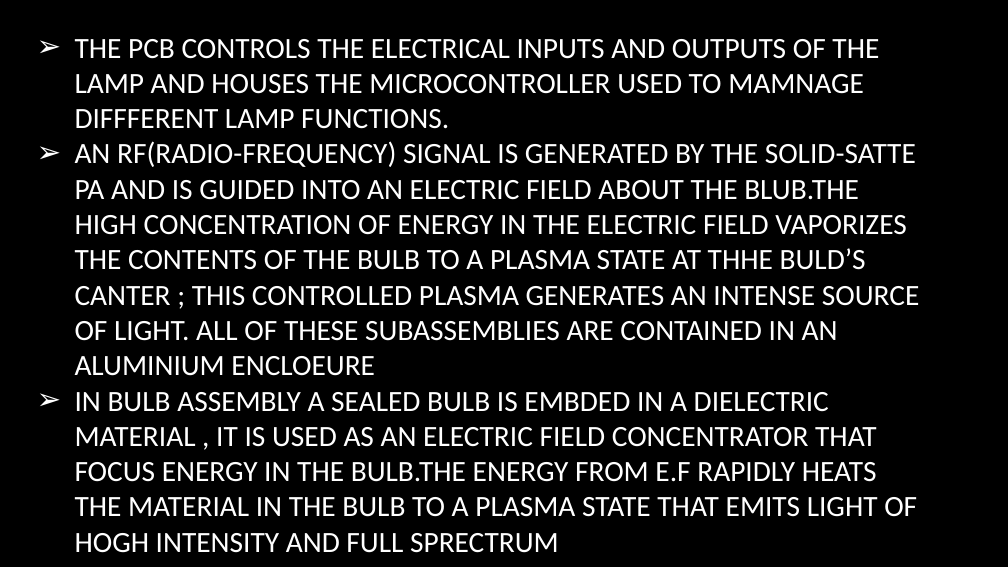
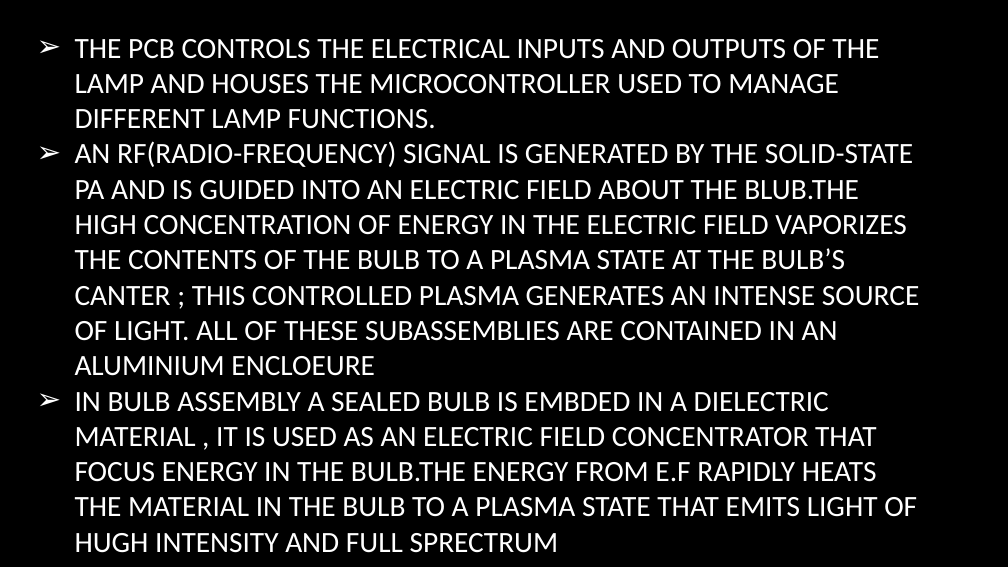
Before and after one commit to dedebanu/LIFI, a slide deck: slide 18 of VERSION CONTROL SYSTEM USING GIT.pptx (slide 15 before the commit). Drawn at 1008x567 pixels with LibreOffice and Linux fonts; fonts in the diff are those of the drawing; background and template pictures are left out. Boxes give left, top, right and bottom in pixels: in the first picture for what was removed or moved away, otherwise in the second. Text is boxed around its words. In the diff, an @@ line names an element or a change of style, - is before the commit and + after.

Commit message:
FULL SLIDE

```diff
--- a/VERSION CONTROL SYSTEM USING GIT.pptx
+++ b/VERSION CONTROL SYSTEM USING GIT.pptx
@@ text at (x1=75, y1=39, x2=920, y2=553): text changed @@
-➢ THE PCB CONTROLS THE ELECTRICAL INPUTS AND OUTPUTS OF THE LAMP AND HOUSES THE MICROCONTROLLER USED TO MAMNAGE DIFFFERENT LAMP FUNCTIONS.
-➢ AN RF(RADIO-FREQUENCY) SIGNAL IS GENERATED BY THE SOLID-SATTE PA AND IS GUIDED INTO AN ELECTRIC FIELD ABOUT THE BLUB.THE HIGH CONCENTRATION OF ENERGY IN THE ELECTRIC FIELD VAPORIZES THE CONTENTS OF THE BULB TO A PLASMA STATE AT THHE BULD’S CANTER ; THIS CONTROLLED PLASMA GENERATES AN INTENSE SOURCE OF LIGHT. ALL OF THESE SUBASSEMBLIES ARE CONTAINED IN AN ALUMINIUM ENCLOEURE
-➢ IN BULB ASSEMBLY A SEALED BULB IS EMBDED IN A DIELECTRIC MATERIAL , IT IS USED AS AN ELECTRIC FIELD CONCENTRATOR THAT FOCUS ENERGY IN THE BULB.THE ENERGY FROM E.F RAPIDLY HEATS THE MATERIAL IN THE BULB TO A PLASMA STATE THAT EMITS LIGHT OF HOGH INTENSITY AND FULL SPRECTRUM
+➢ THE PCB CONTROLS THE ELECTRICAL INPUTS AND OUTPUTS OF THE LAMP AND HOUSES THE MICROCONTROLLER USED TO MANAGE DIFFERENT LAMP FUNCTIONS.
+➢ AN RF(RADIO-FREQUENCY) SIGNAL IS GENERATED BY THE SOLID-STATE PA AND IS GUIDED INTO AN ELECTRIC FIELD ABOUT THE BLUB.THE HIGH CONCENTRATION OF ENERGY IN THE ELECTRIC FIELD VAPORIZES THE CONTENTS OF THE BULB TO A PLASMA STATE AT THE BULB’S CANTER ; THIS CONTROLLED PLASMA GENERATES AN INTENSE SOURCE OF LIGHT. ALL OF THESE SUBASSEMBLIES ARE CONTAINED IN AN ALUMINIUM ENCLOEURE
+➢ IN BULB ASSEMBLY A SEALED BULB IS EMBDED IN A DIELECTRIC MATERIAL , IT IS USED AS AN ELECTRIC FIELD CONCENTRATOR THAT FOCUS ENERGY IN THE BULB.THE ENERGY FROM E.F RAPIDLY HEATS THE MATERIAL IN THE BULB TO A PLASMA STATE THAT EMITS LIGHT OF HUGH INTENSITY AND FULL SPRECTRUM
```
Also in this commit, not shown: 7 other slides changed, 14 slides added, 1 slide removed.
